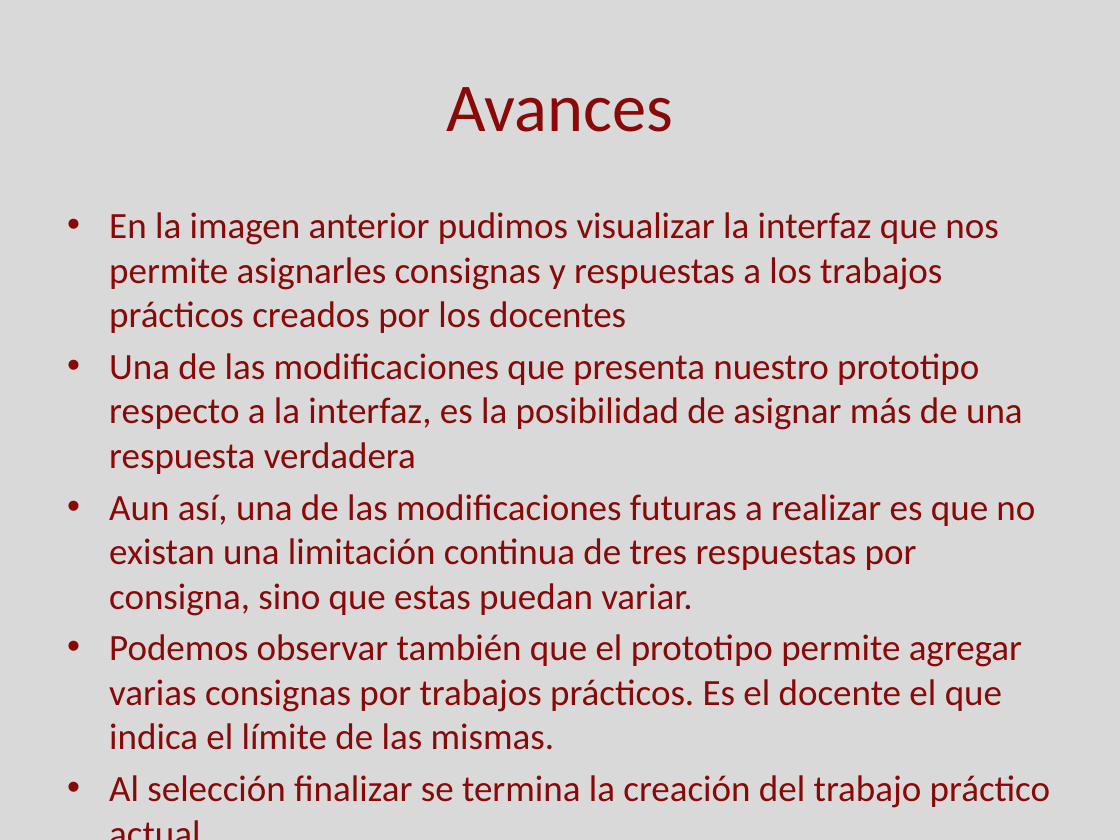
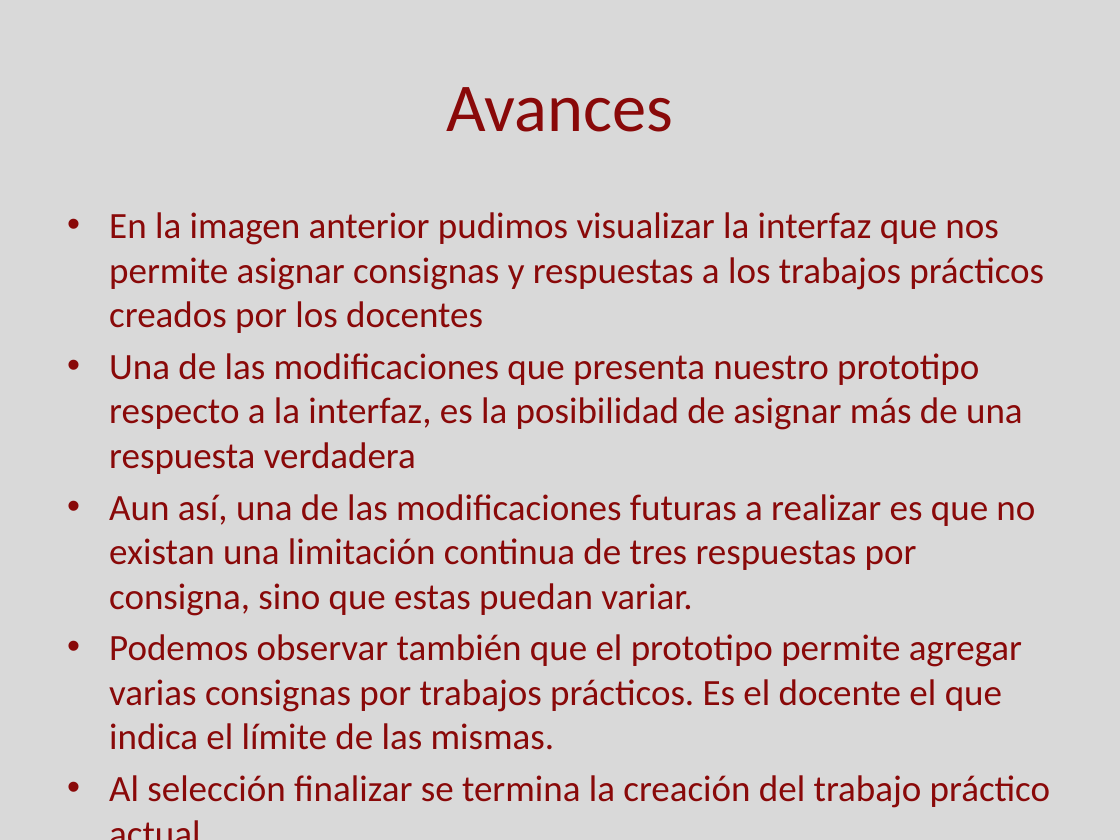
Before and after one commit to Skruptovski/SCTps, a slide deck: slide 21 of Documentación/Presentacion SCTPs.pptx. Drawn at 1120x840 pixels with LibreOffice and Linux fonts; fonts in the diff are those of the drawing. Boxes give left, top, right and bottom in pixels: in the first picture for what was removed or moved away, otherwise in the second. Text is boxed around its words. In the diff, an @@ line names an element or a change of style, - is before the commit and + after.

```diff
--- a/Documentación/Presentacion SCTPs.pptx
+++ b/Documentación/Presentacion SCTPs.pptx
@@ text at (x1=109, y1=212, x2=1044, y2=333): text changed @@
-• En la imagen anterior pudimos visualizar la interfaz que nos permite asignarles consignas y respuestas a los trabajos prácticos creados por los docentes
+• En la imagen anterior pudimos visualizar la interfaz que nos permite asignar consignas y respuestas a los trabajos prácticos creados por los docentes
```
Also in this commit, not shown: 1 other slide changed, 13 slides added, 1 slide removed, 2 other files.
